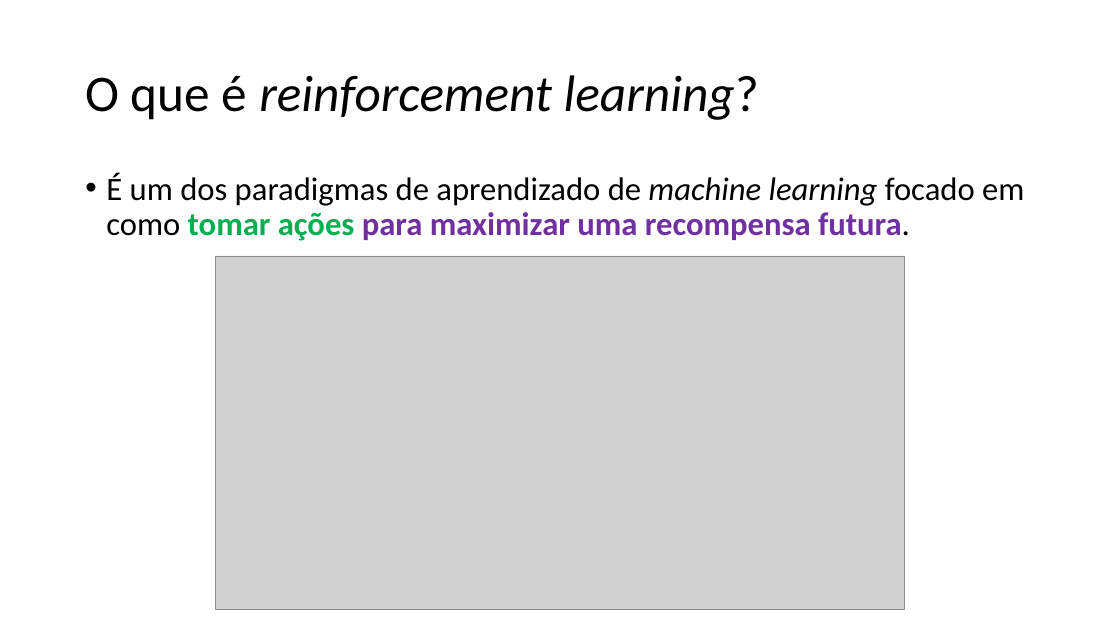
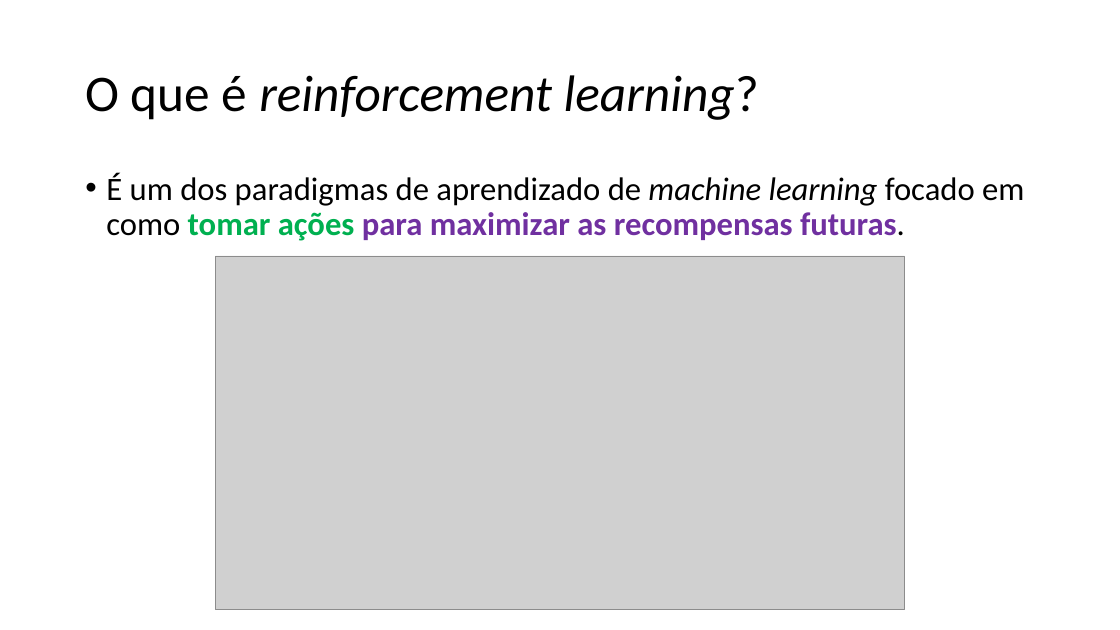
Before and after one commit to zz4fap/c24_inteligencia_artificial, a slide deck: slide 3 of slides/C24_Q_learning.pptx. Drawn at 1120x630 pixels with LibreOffice and Linux fonts; fonts in the diff are those of the drawing; grey boxes stand for pictures. Boxes give left, top, right and bottom in pixels: in the first picture for what was removed or moved away, otherwise in the second. Text is boxed around its words. In the diff, an @@ line names an element or a change of style, - is before the commit and + after.

```diff
--- a/slides/C24_Q_learning.pptx
+++ b/slides/C24_Q_learning.pptx
@@ text at [106,173,1024,241]: text changed @@
-• É um dos paradigmas de aprendizado de machine learning focado em como tomar ações para maximizar uma recompensa futura.
+• É um dos paradigmas de aprendizado de machine learning focado em como tomar ações para maximizar as recompensas futuras.
```
Also in this commit, not shown: 11 other slides changed, 1 other file.
